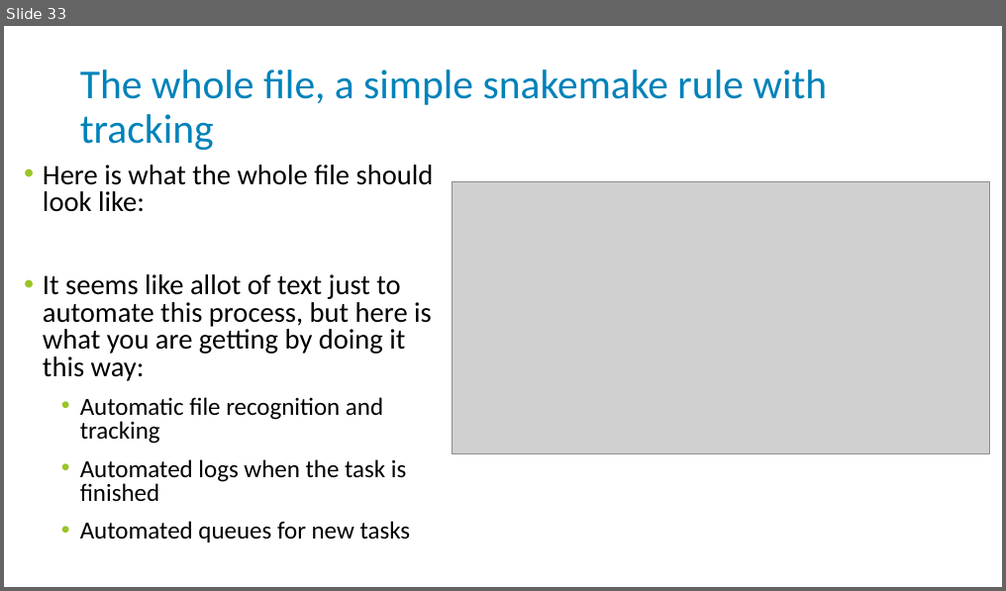
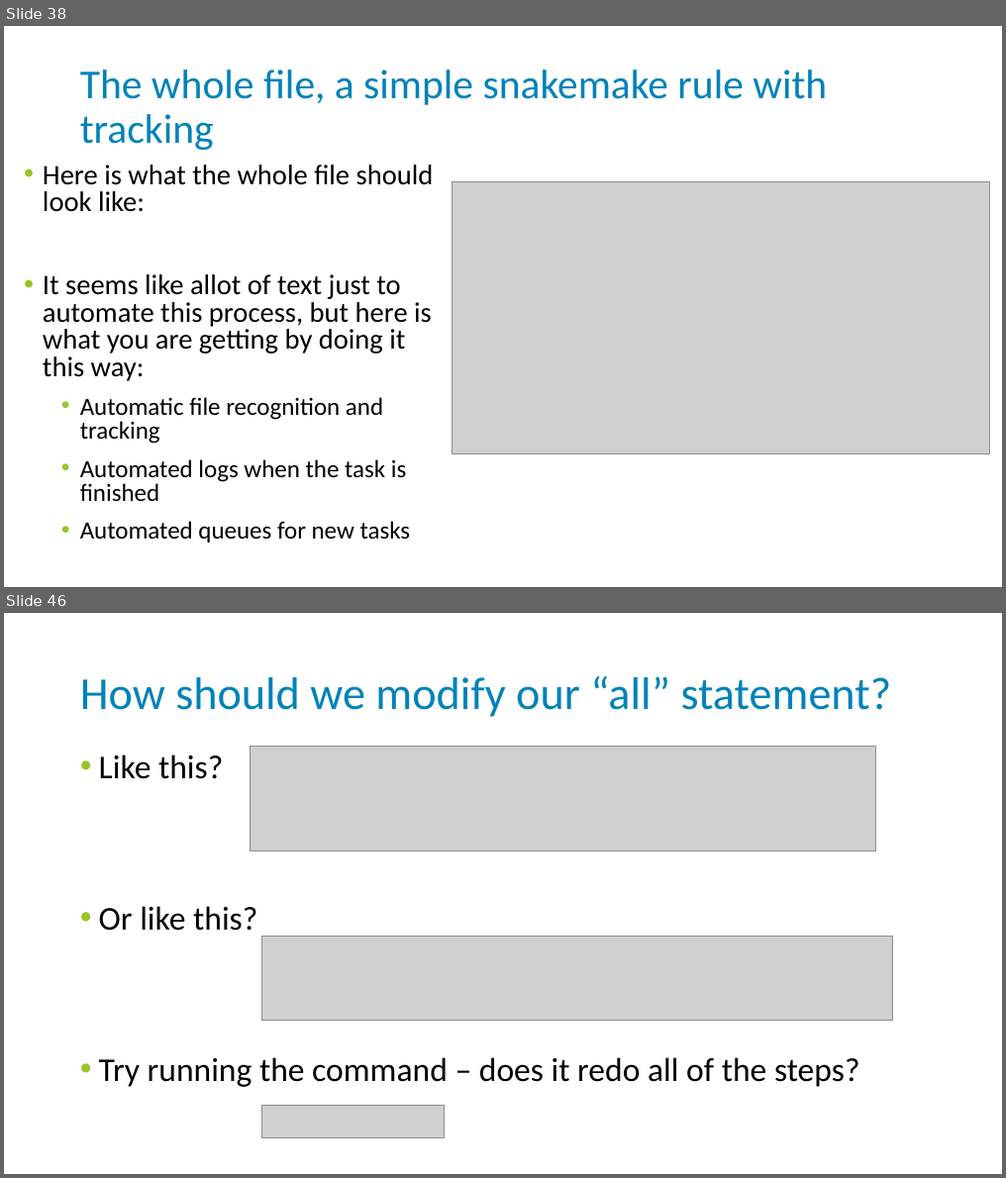
Before and after one commit to njdbickhart/HPCVEnvTutorial, a slide deck: virtualenv_snakemake_tutorial_2023_06_15.pptx. Shown one above the other, each under a label of ours: slide 33 before the commit, slides 38 and 46 after it; the slides between them are not shown. The pictures are 1006x591 and 1006x1178 pixels, drawn with LibreOffice and Linux fonts; fonts in the diff are those of the drawing; grey boxes stand for pictures; background and template pictures are left out. Boxes give left, top, right and bottom in pixels: in the first picture for what was removed or moved away, otherwise in the second. Text is boxed around its words. In the diff, an @@ line names an element or a change of style, - is before the commit and + after.

```diff
--- a/virtualenv_snakemake_tutorial_2023_06_15.pptx
+++ b/virtualenv_snakemake_tutorial_2023_06_15.pptx
@@ slide 46 added at [4,613,1002,1174], background #FFFFFF @@
@@ title added at [80,676,892,717], 44 pt, text #0082BA @@
+How should we modify our “all” statement?
@@ text added at [99,755,860,1087], 32 pt, text #000000 @@
+• Like this?
+• Or like this?
+• Try running the command – does it redo all of the steps?
@@ picture added at [250,747,875,852] @@
@@ picture added at [261,937,893,1020] @@
@@ picture added at [261,1105,445,1139] @@
@@ what was slide 33 is now slide 38 @@
```
Also in this commit, not shown: 1 slide changed, 15 other slides added, 10 other files.
